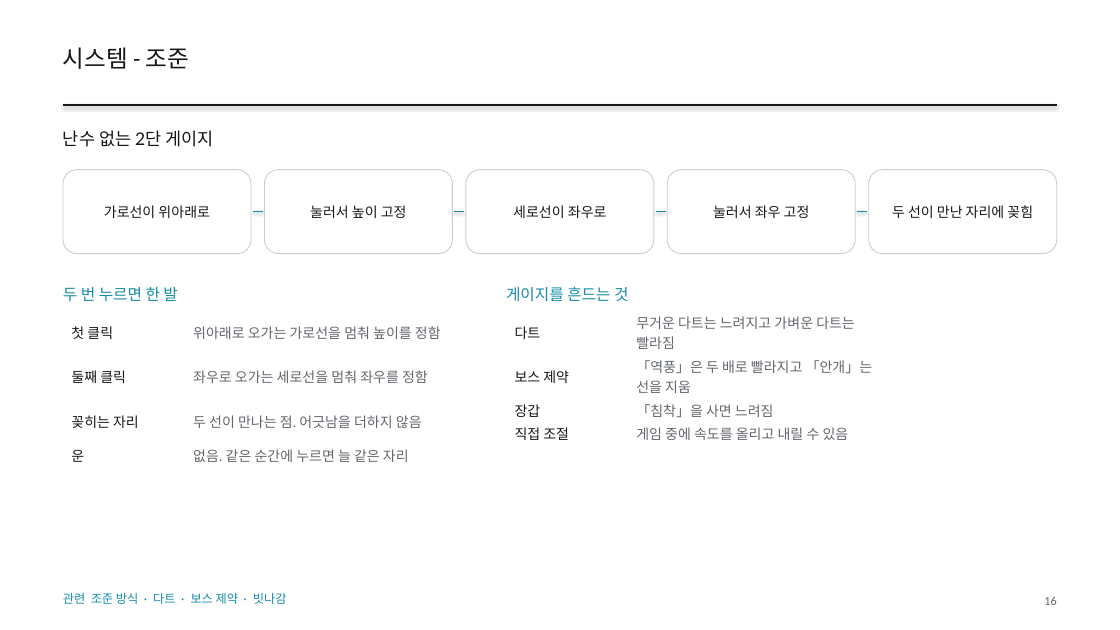
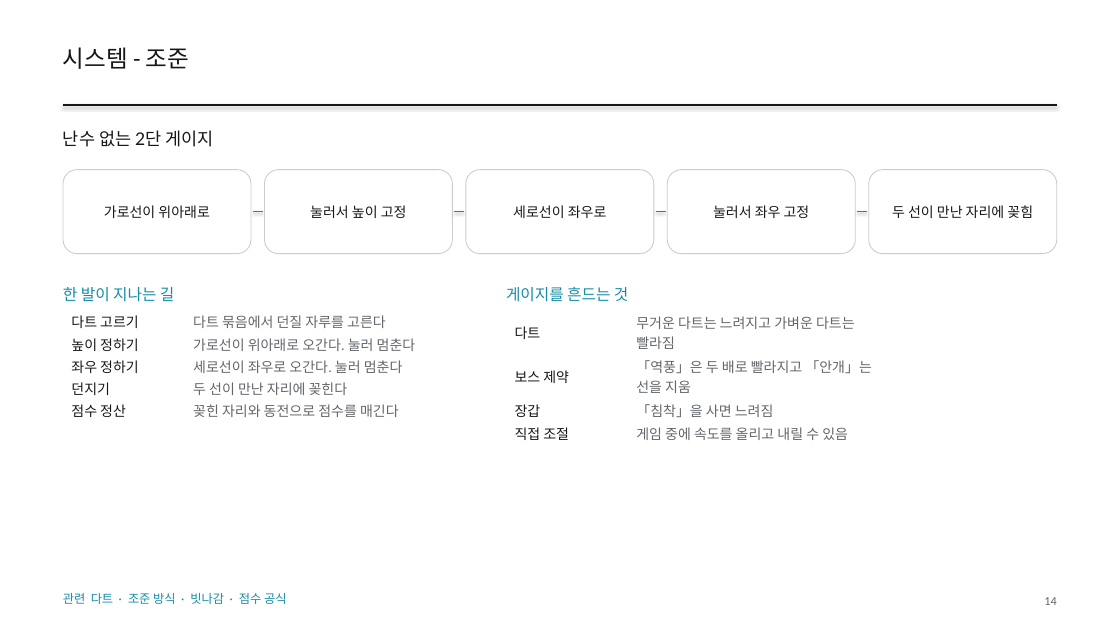
Before and after one commit to GGbong69/test-03, a slide deck: slide 14 of docs/HIGHTONE_기획서.pptx (slide 16 before the commit). Drawn at 1120x630 pixels with LibreOffice and Linux fonts; fonts in the diff are those of the drawing. Boxes give left, top, right and bottom in pixels: in the first picture for what was removed or moved away, otherwise in the second. Text is boxed around its words. In the diff, an @@ line names an element or a change of style, - is before the commit and + after.

```diff
--- a/docs/HIGHTONE_기획서.pptx
+++ b/docs/HIGHTONE_기획서.pptx
@@ text at (x1=63, y1=287, x2=174, y2=302): text changed @@
-두 번 누르면 한 발
+한 발이 지나는 길
@@ table at (x1=63, y1=310, x2=460, y2=421) @@
-row 1: 첫 클릭 | 위아래로 오가는 가로선을 멈춰 높이를 정함
-row 2: 둘째 클릭 | 좌우로 오가는 세로선을 멈춰 좌우를 정함
-row 3: 꽂히는 자리 | 두 선이 만나는 점. 어긋남을 더하지 않음
-row 4: 운 | 없음. 같은 순간에 누르면 늘 같은 자리
+row 1: 다트 고르기 | 다트 묶음에서 던질 자루를 고른다
+row 2: 높이 정하기 | 가로선이 위아래로 오간다. 눌러 멈춘다
+row 3: 좌우 정하기 | 세로선이 좌우로 오간다. 눌러 멈춘다
+row 4: 던지기 | 두 선이 만난 자리에 꽂힌다
+row 5: 점수 정산 | 꽂힌 자리와 동전으로 점수를 매긴다
@@ text at (x1=63, y1=593, x2=286, y2=604): text changed @@
-관련 조준 방식 · 다트 · 보스 제약 · 빗나감
+관련 다트 · 조준 방식 · 빗나감 · 점수 공식
@@ text at (x1=1044, y1=597, x2=1056, y2=605): text changed @@
-16
+14
```
Also in this commit, not shown: 38 other slides changed, 5 slides removed, 3 other files.
